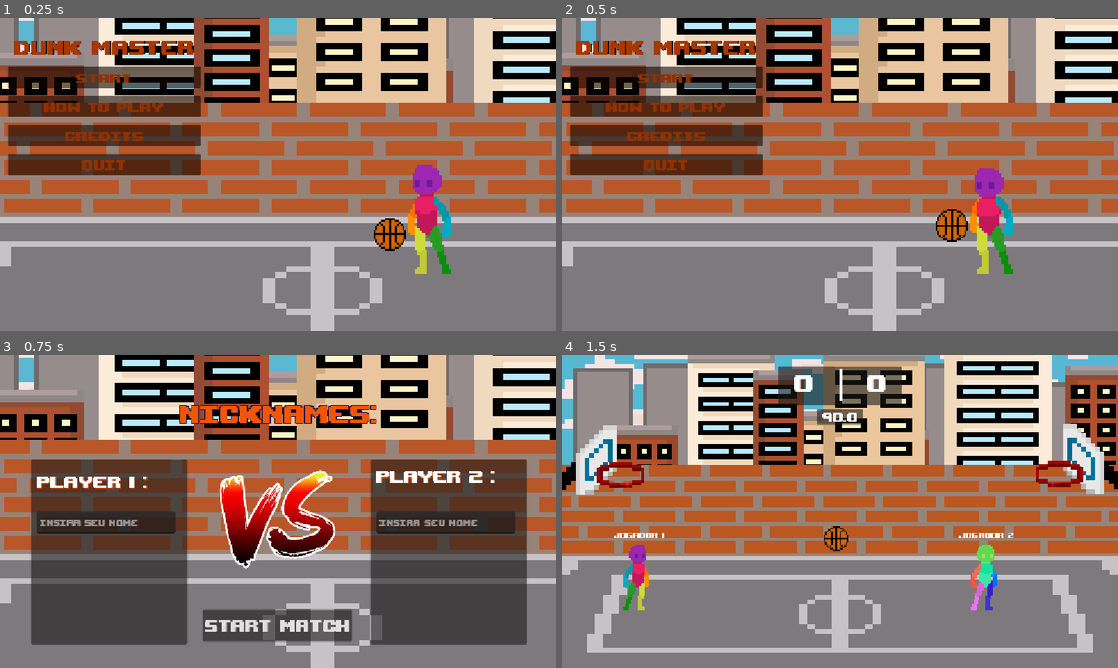
Above: before the commit, frames 1-4 (two rows, left to right).
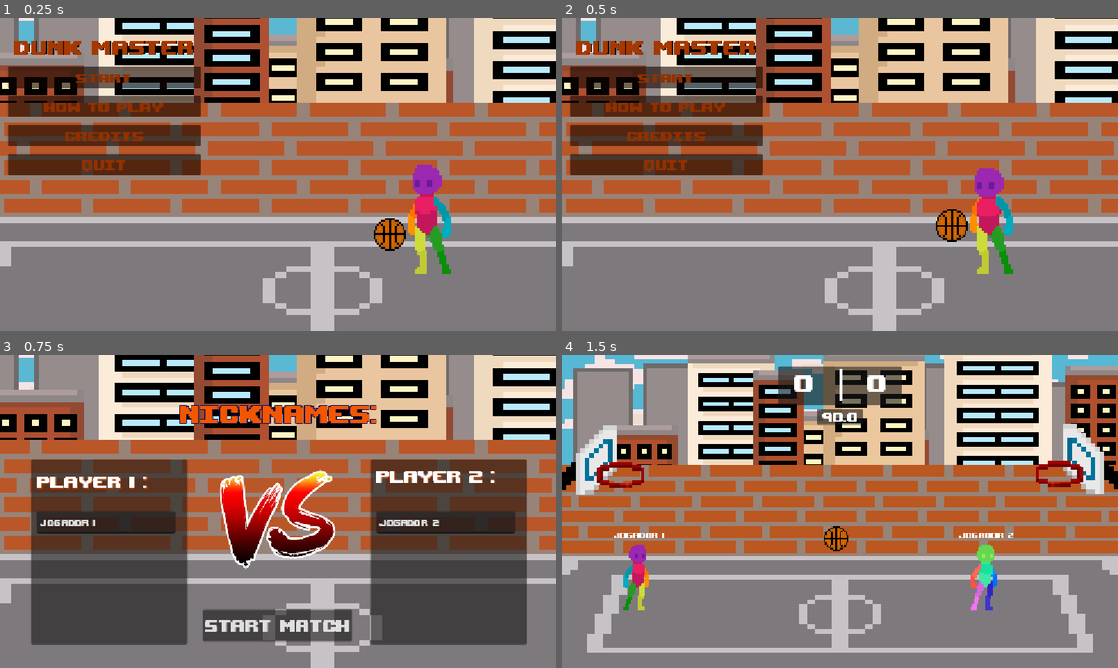
Above: after the commit, the same moments.

Repository: GAMES-FORGED-SENAC/DunkMaster
Game: Godot game, scene res://projeto-dunkmaster/menu.tscn
The game is run twice, just before and just after one commit, with the same random seed, the same clock (stepped at 60 frames per second) and the same inputs.
Inputs:
- Up to frame 1 (0.25 s): no input
- Up to frame 2 (0.5 s): no input
- Up to frame 3 (0.75 s): click "start" at 0.5 s
- Up to frame 4 (1.5 s): click "START MATCH" at 1.25 s

Frames 1-2 are identical in both runs. In frame 3, 0.6% of the frame differs, in the area x 7-86%, y 52-55%; in frame 4, nothing differs.

Commit message:
ajeitando-p1-p2

Diff:
--- a/projeto-dunkmaster/character_body_2d.gd
+++ b/projeto-dunkmaster/character_body_2d.gd
@@ -11,6 +11,7 @@
 # === CONSTANTES ===
 var SPEED = 300.0
 var JUMP_VELOCITY = -555
+var controle_id
 
 # === VARIÁVEIS ===
 var is_jumping = false
@@ -45,6 +46,9 @@
 
 	acao_bola()
 
+func _input(event: InputEvent) -> void:
+	if event is InputEventJoypadButton or InputEventJoypadMotion:
+		controle_id = event.device
 
 # === MOVIMENTAÇÃO ===
 func movimentar_vertical():
@@ -52,9 +56,10 @@
 		is_jumping = false
 
 	if Input.is_action_just_pressed("pulaP1") and is_on_floor():
-		velocity.y = JUMP_VELOCITY
-		is_jumping = true
-		animacoes.play("jump")
+		if controle_id == 0:
+			velocity.y = JUMP_VELOCITY
+			is_jumping = true
+			animacoes.play("jump")
 
 
 func movimentar_horizontal():
@@ -88,12 +93,6 @@
 		if forca_barra >= 100:
 			forca_barra = 100
 			aumentando = false
-	else:
-		forca_barra -= VELOCIDADE_BARRA * delta
-
-		if forca_barra <= 0:
-			forca_barra = 0
-			aumentando = true
 
 	power_bar.value = forca_barra
 
--- a/projeto-dunkmaster/escolha_personagem.gd
+++ b/projeto-dunkmaster/escolha_personagem.gd
@@ -1,4 +1,9 @@
 extends Node2D
+
+func _ready() -> void:
+	$PanelP1/TextEdit1.text = str(Global.GLOBALjogador_1)
+	$PanelP2/TextEdit2.text = str(Global.GLOBALjogador2)
+
 func _process(delta: float) -> void:
 	Global.GLOBALjogador_1 = $PanelP1/TextEdit1.text
 	Global.GLOBALjogador2 = $PanelP2/TextEdit2.text
--- a/projeto-dunkmaster/global.gd
+++ b/projeto-dunkmaster/global.gd
@@ -2,8 +2,10 @@
 var dono_bola: Node2D = null
 var posicaoJogador = null
 
+
 var GLOBALjogador_1 = ""
 var GLOBALjogador2 = ""
+
 func _physics_process(delta: float) -> void:
 	if GLOBALjogador_1 == "":
 		GLOBALjogador_1 = "Jogador 1"
--- a/projeto-dunkmaster/personagem_2.gd
+++ b/projeto-dunkmaster/personagem_2.gd
@@ -7,6 +7,7 @@
 
 # AJUSTE APENAS O CAMINHO DA SUA BARRA
 @onready var power_bar = $ProgressBar
+
 
 # === CONSTANTES ===
 var SPEED = 300.0
@@ -31,6 +32,7 @@
 
 # === PROCESSO PRINCIPAL ===
 func _physics_process(delta: float) -> void:
+
 	if not is_on_floor():
 		velocity += get_gravity() * delta * 1.5
 
@@ -88,12 +90,7 @@
 		if forca_barra >= 100:
 			forca_barra = 100
 			aumentando = false
-	else:
-		forca_barra -= VELOCIDADE_BARRA * delta
-
-		if forca_barra <= 0:
-			forca_barra = 0
-			aumentando = true
+
 
 	power_bar.value = forca_barra
 
--- a/projeto-dunkmaster/project.godot
+++ b/projeto-dunkmaster/project.godot
@@ -146,6 +146,10 @@
 "events": [Object(InputEventKey,"resource_local_to_scene":false,"resource_name":"","device":-1,"window_id":0,"alt_press …(191 unchanged characters)…
 ]
 }
+teste={
+"deadzone": 0.2,
+"events": []
+}
 
 [rendering]
 
